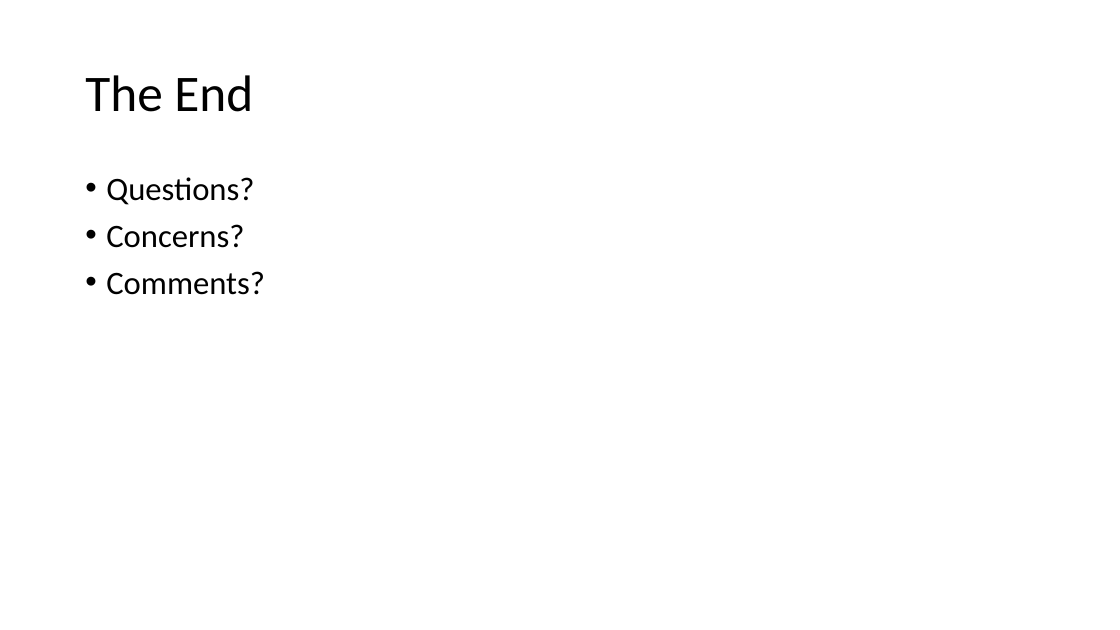
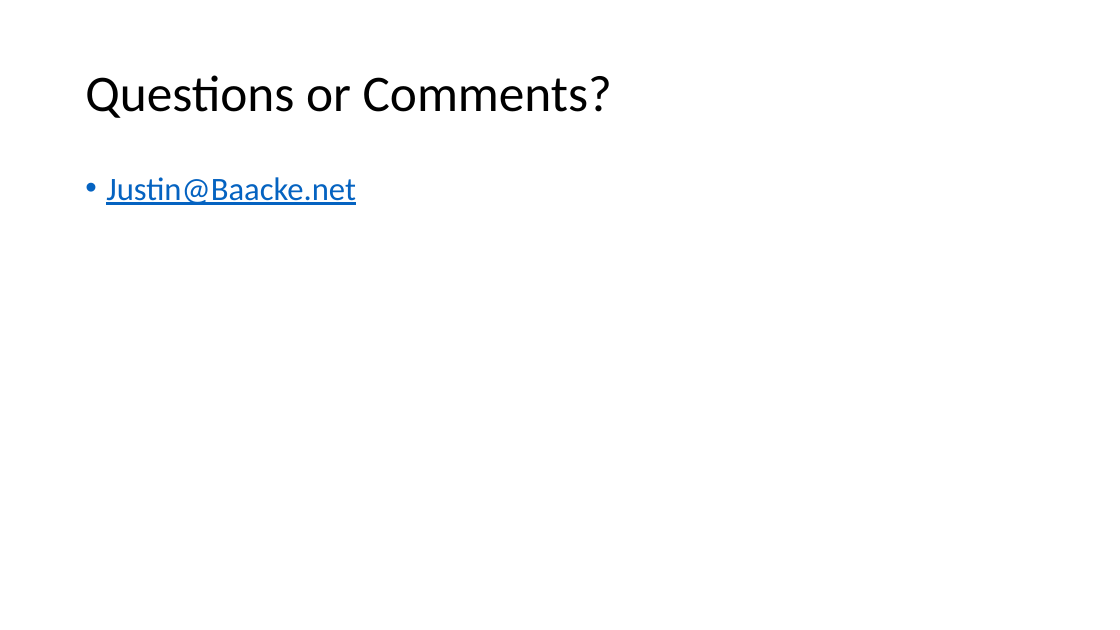
Before and after one commit to jbaacke/CloudFormationAndCARRDSDemo, a slide deck: slide 15 of VSTS and CloudFormation.pptm. Drawn at 1120x630 pixels with LibreOffice and Linux fonts; fonts in the diff are those of the drawing. Boxes give left, top, right and bottom in pixels: in the first picture for what was removed or moved away, otherwise in the second. Text is boxed around its words. In the diff, an @@ line names an element or a change of style, - is before the commit and + after.

```diff
--- a/VSTS and CloudFormation.pptm
+++ b/VSTS and CloudFormation.pptm
@@ title at (x1=85, y1=75, x2=612, y2=118): text changed @@
-The End
+Questions or Comments?
@@ text at (x1=106, y1=177, x2=356, y2=205): text changed; text colour #000000 to #0563C1 @@
-• Questions?
-• Concerns?
-• Comments?
+• Justin@Baacke.net
```
Also in this commit, not shown: 4 other slides changed.
